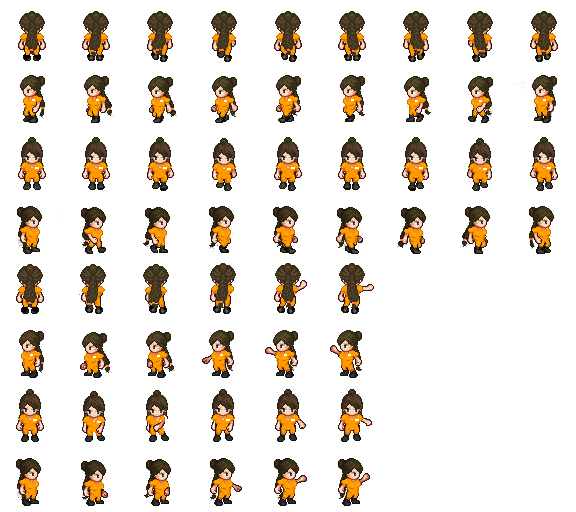
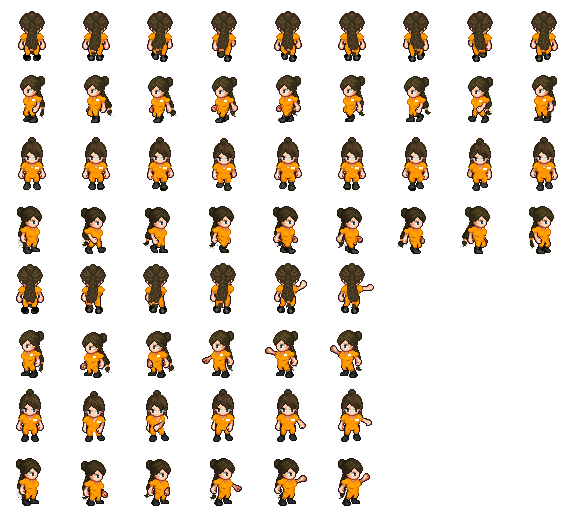
Layered file, before and after one edit (576px x 512px). Changes by layer:
painted on "hair" over left=19, top=38, right=553, bottom=491
painted on "suit" over left=17, top=46, right=555, bottom=507
painted on "boot" over left=147, top=48, right=552, bottom=243
